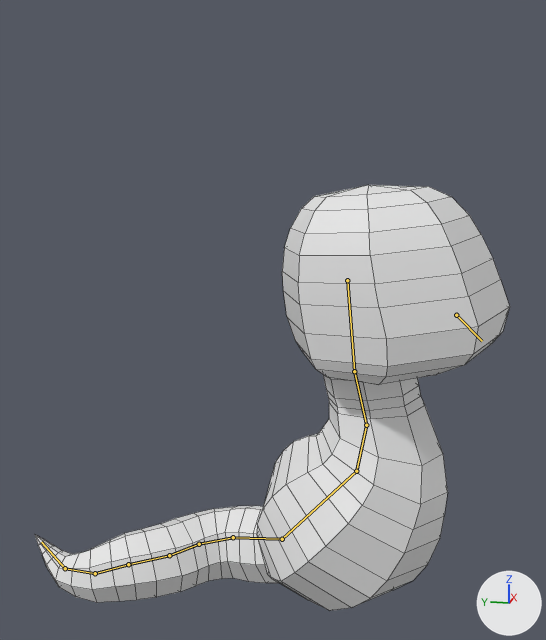
One commit to the FBX model Assets/Models/tsuchinoko2.fbx: the scene before it, then after it.
Both versions are drawn from a 50 mm camera at (-6.77, -1.03, 3.18) aimed at (0.03, 0.33, 1.48). Lighting does not change. The marker at lower right points along +X, +Y and +Z. The first picture is the older version. Both versions are drawn at frame 153 of the action 'Armature|Armature|Armature|ArmatureAction.002'; the numbers are the values there. The bones that change, and the others that lie on the model, are drawn over the model as lines. Mesh edges are drawn as thin lines.
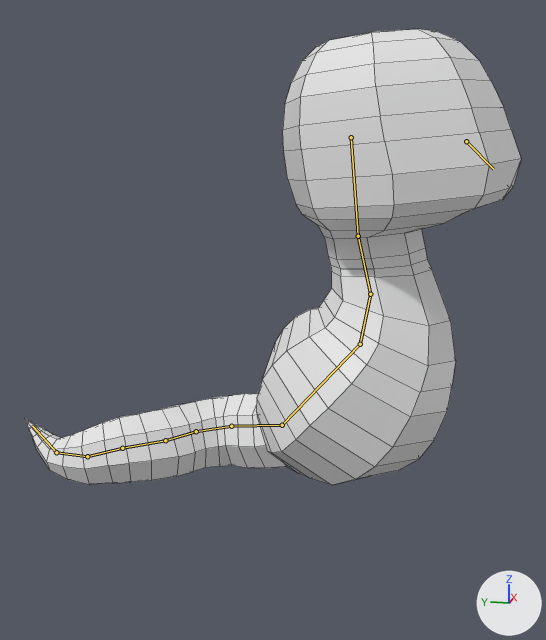
What differs and where, as boxes [x1, y1, x2, y2] in the pictures (546 x 640 px):
'Sphere.001', posed (7% taller): before [35, 185, 510, 611]; after [25, 29, 521, 485]
bone 'Bone', root to tip: before (347, 280) to (354, 371); after (351, 137) to (358, 236)
bone 'Bone.012', root to tip: before (456, 315) to (482, 341); after (466, 141) to (493, 169)

What the commit changed:
Bone 'Bone' (bone_bone) moves from (0.0, 0.0, 1.45) to (0.0, -1.26, 1.45).
Bone 'Bone.012' (bone_bone_012) moves from (-0.03, 0.25, -1.1) to (-0.03, -1.08, -1.77).
